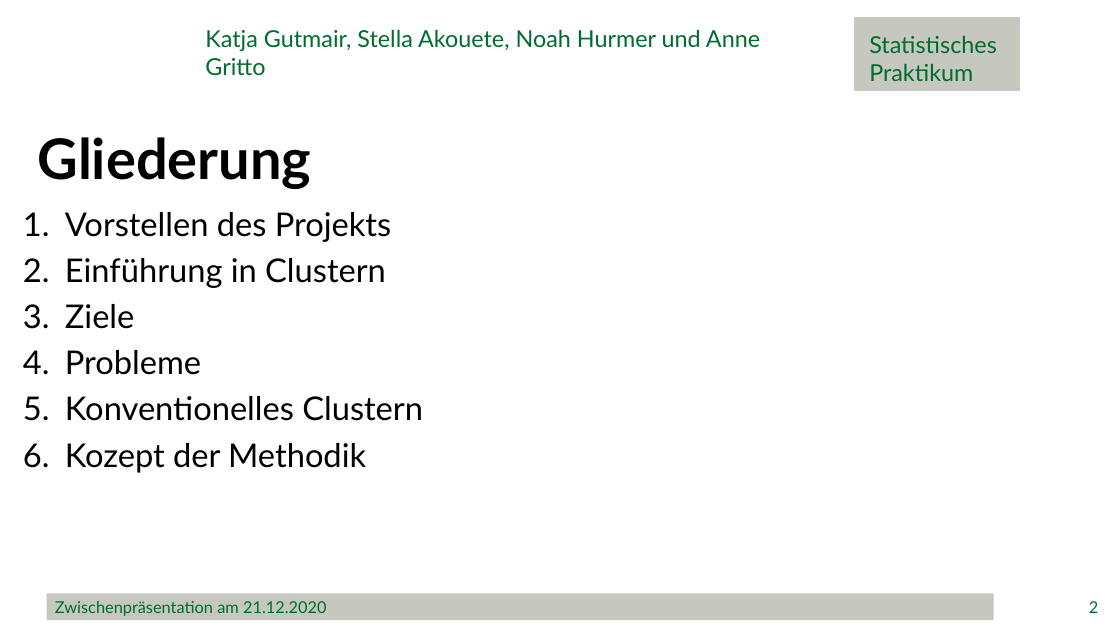
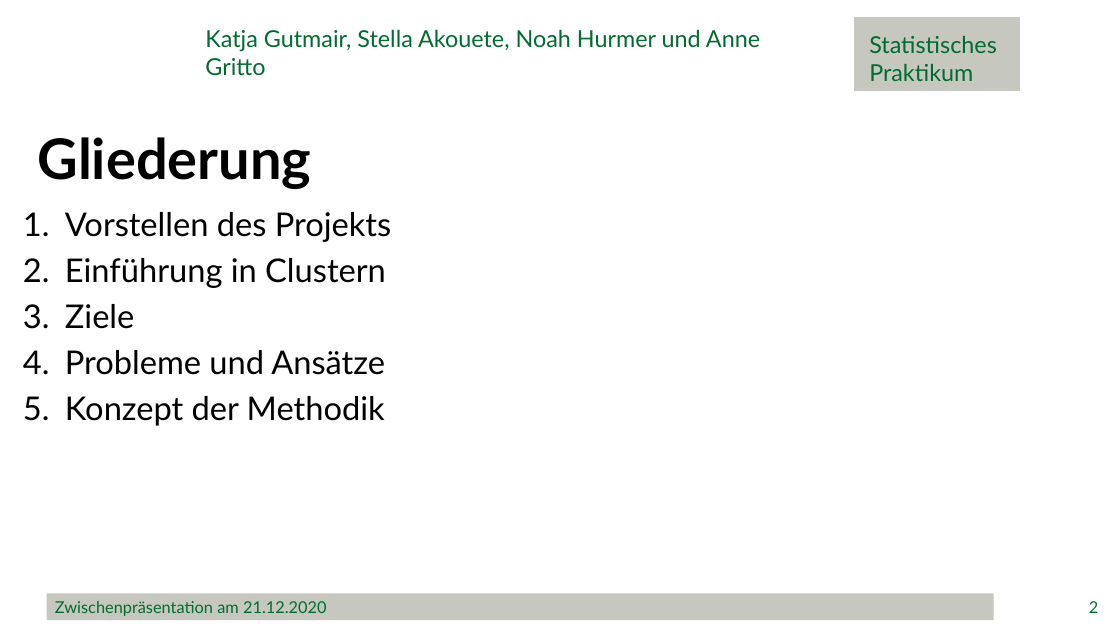
Before and after one commit to minimops/weatherFrog, a slide deck: slide 2 of ppt/Zwischenpraesentation_v1.1.pptx. Drawn at 1120x630 pixels with LibreOffice and Linux fonts; fonts in the diff are those of the drawing; background and template pictures are left out. Boxes give left, top, right and bottom in pixels: in the first picture for what was removed or moved away, otherwise in the second. Text is boxed around its words. In the diff, an @@ line names an element or a change of style, - is before the commit and + after.

```diff
--- a/ppt/Zwischenpraesentation_v1.1.pptx
+++ b/ppt/Zwischenpraesentation_v1.1.pptx
@@ text at bbox=[65, 350, 385, 426]: text changed @@
-4. Probleme
-5. Konventionelles Clustern
-6. Kozept der Methodik
+4. Probleme und Ansätze
+5. Konzept der Methodik
```
Also in this commit, not shown: 11 other slides changed, 2 slides added.
